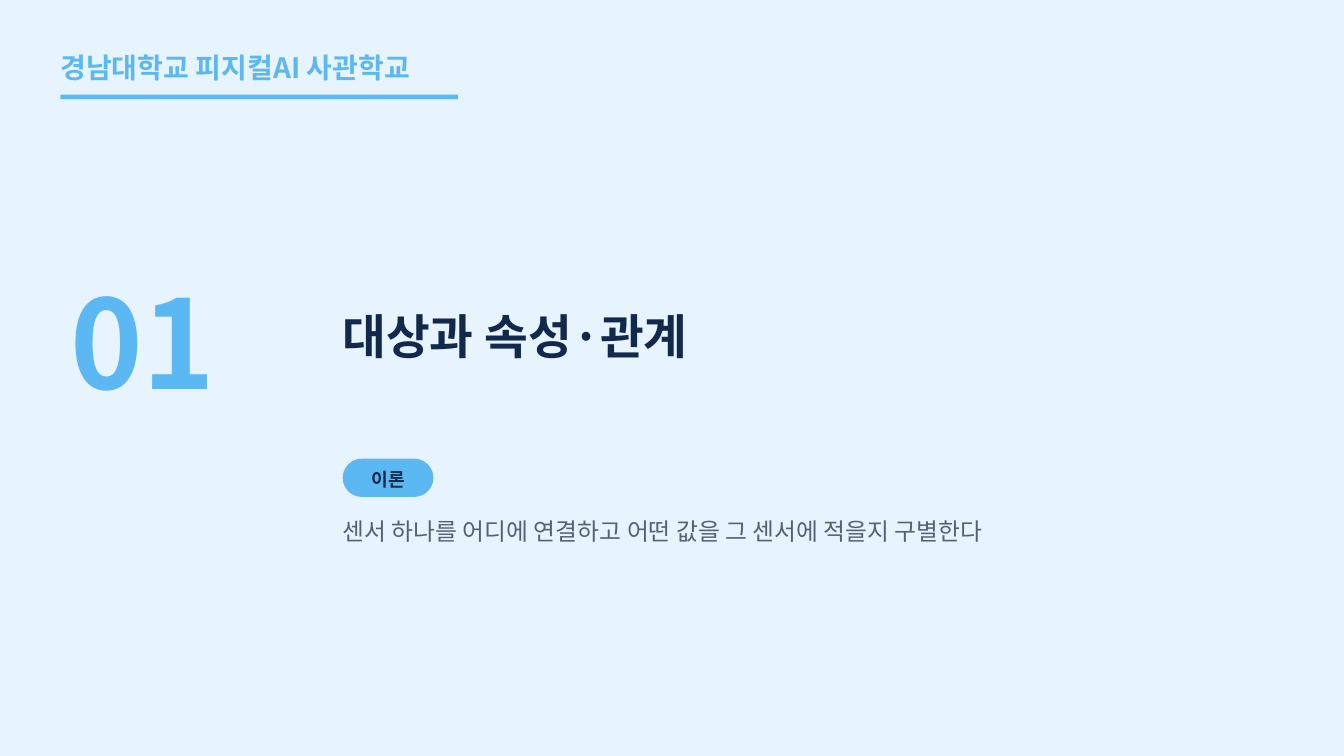
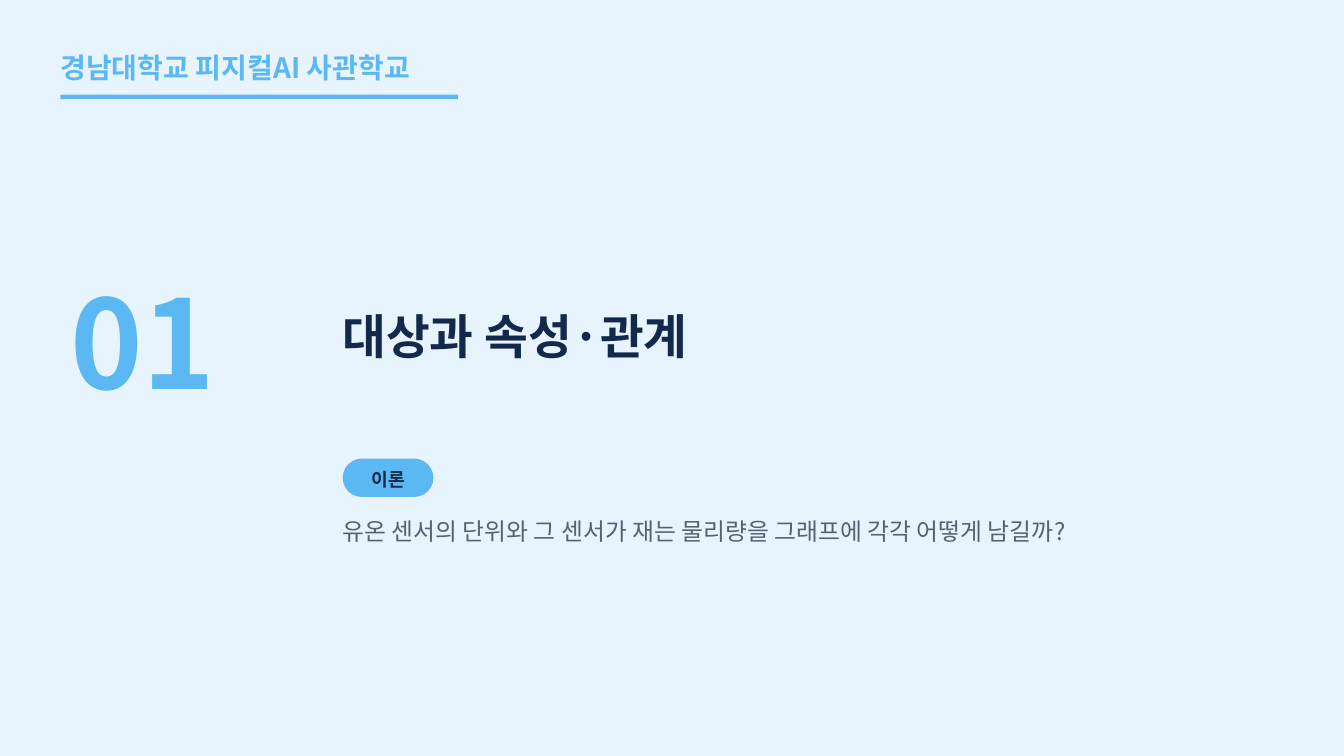
Before and after one commit to uengine-oss/hyd-iot-edu, a slide deck: slide 4 of workspace/강의제작/산출물/통합반/이론_오프라인/02회차/통합반_오프라인_02회차.pptx. Drawn at 1344x756 pixels with LibreOffice and Linux fonts; fonts in the diff are those of the drawing. Boxes give left, top, right and bottom in pixels: in the first picture for what was removed or moved away, otherwise in the second. Text is boxed around its words. In the diff, an @@ line names an element or a change of style, - is before the commit and + after.

```diff
--- a/workspace/강의제작/산출물/통합반/이론_오프라인/02회차/통합반_오프라인_02회차.pptx
+++ b/workspace/강의제작/산출물/통합반/이론_오프라인/02회차/통합반_오프라인_02회차.pptx
@@ text at (x1=343, y1=520, x2=1066, y2=542): text changed @@
-센서 하나를 어디에 연결하고 어떤 값을 그 센서에 적을지 구별한다
+유온 센서의 단위와 그 센서가 재는 물리량을 그래프에 각각 어떻게 남길까?
```
Also in this commit, not shown: 5 other slides changed, 9 other files.
